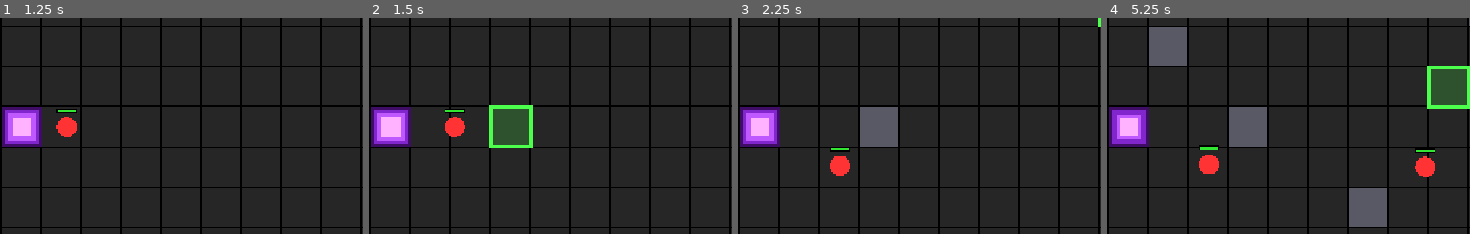
Above: before the commit, frames 1-4 (left to right).
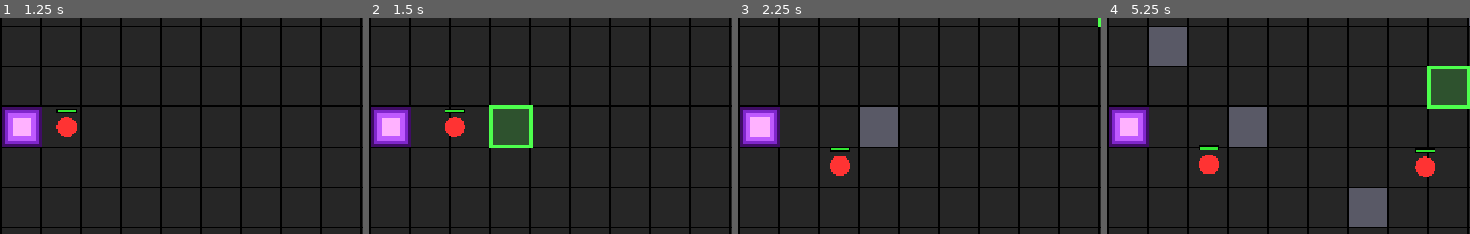
Above: after the commit, the same moments.

Repository: pawsforge/tower-defense
Game: Godot game, scene res://scenes/main/main.tscn
Same seed, same stepped clock (60 frames per second), same inputs: the game is played once before the commit and once after it.
Inputs (mouse positions are % of the whole screen's width and height, from its top left):
- Up to frame 1 (1.25 s): tap Enter at 0.5 s; move the mouse to (79, 47) at 0.52 s; tap R (start_round) at 0.6 s; click (79, 47) at 0.67 s
- Up to frame 2 (1.5 s): tap R (start_round) at 1.25 s; move the mouse to (33, 57) at 1.27 s; tap I at 1.35 s; click (33, 57) at 1.42 s
- Up to frame 3 (2.25 s): tap R (start_round) at 2, 2.1 s; move the mouse to (66, 29) at 2.02 s; click (66, 29) at 2.17 s
- Up to frame 4 (5.25 s): tap R (start_round) at 2.75, 3.5, 3.6, 5.1 s; move the mouse to (50, 73) at 2.77 s; tap I at 2.85, 4.35 s; click (50, 73) at 2.92 s; move the mouse to (88, 68) at 3.52 s; click (88, 68) at 3.67 s; move the mouse to (22, 36) at 4.27 s; click (22, 36) at 4.42 s; move the mouse to (61, 52) at 5.02 s; click (61, 52) at 5.17 s
The pictures show only the part of the screen within x 11-61%, y 31-81%; the shares and areas given below are measured in that part.

Frame 1 is identical in both runs. In frame 2, 0.1% of the frame differs, in the area x 3-9%, y 45-56%; in frame 3, 0.1%; in frame 4, 0.3%, in the area x 2-10%, y 43-57%.

Commit message:
Move towers into their own scene

Diff:
--- /dev/null
+++ b/resources/tower/definitions/barrier.tres
@@ -0,0 +1,9 @@
+[gd_resource type="Resource" script_class="TowerDefinition" format=3 uid="uid://bqm5ojpq6igwa"]
+
+[ext_resource type="Script" uid="uid://c71pon6bp0qg3" path="res://scripts/tower/tower_definition.gd" id="1_11jbb"]
+
+[resource]
+script = ExtResource("1_11jbb")
+role = 1
+mana_cost = 10
+metadata/_custom_type_script = "uid://c71pon6bp0qg3"
--- /dev/null
+++ b/resources/tower/definitions/basic_attacker.tres
@@ -0,0 +1,11 @@
+[gd_resource type="Resource" script_class="TowerDefinition" format=3 uid="uid://bgie16ry8e61p"]
+
+[ext_resource type="Script" uid="uid://c71pon6bp0qg3" path="res://scripts/tower/tower_definition.gd" id="1_lgekx"]
+
+[resource]
+script = ExtResource("1_lgekx")
+mana_cost = 20
+tower_range = 2.0
+attack_damage = 1
+attack_cooldown = 1.0
+metadata/_custom_type_script = "uid://c71pon6bp0qg3"
--- a/scenes/grid/grid.tscn
+++ b/scenes/grid/grid.tscn
@@ -1,3 +1,11 @@
 [gd_scene format=3 uid="uid://bal0x0y1chlag"]
 
+[ext_resource type="Script" uid="uid://datuaotng1iim" path="res://scripts/grid/grid_overlay.gd" id="1_x0e5n"]
+[ext_resource type="Script" uid="uid://wcsf0xfbojji" path="res://scripts/grid/grid.gd" id="1_yuyu4"]
+
 [node name="Grid" type="Node2D" unique_id=1451979327]
+script = ExtResource("1_yuyu4")
+
+[node name="GridOverlay" type="Node2D" parent="." unique_id=2129538945]
+z_index = 2
+script = ExtResource("1_x0e5n")
--- /dev/null
+++ b/scenes/tower/tower.tscn
@@ -0,0 +1,7 @@
+[gd_scene format=3 uid="uid://bunwa67kyguok"]
+
+[ext_resource type="Script" uid="uid://cpf1g8m0xsx2b" path="res://scripts/tower/tower.gd" id="1_mg2hd"]
+
+[node name="Tower" type="Node2D" unique_id=166205068]
+z_index = 1
+script = ExtResource("1_mg2hd")
--- a/scripts/grid/grid.gd
+++ b/scripts/grid/grid.gd
@@ -1,3 +1,4 @@
+class_name Grid
 extends Node2D
 
 signal grid_changed
@@ -39,17 +40,24 @@
 var pressed_cell: Vector2i = Vector2i(-1, -1)
 var is_pressing: bool = false
 var pressed_button: int = -1
+var tower_scene := preload("res://scenes/tower/tower.tscn")
+var barrier_definition := preload("res://resources/tower/definitions/barrier.tres")
+var attacker_definition := preload("res://resources/tower/definitions/basic_attacker.tres")
+var towers_by_cell: Dictionary[Vector2i, Tower] = { }
+
+@onready var overlay: GridOverlay = $GridOverlay
 
 
 func _ready():
 	_init_grid()
 	debug_path = get_grid_path()
+	overlay.grid = self
 
 
 func _process(delta: float):
 	if invalid_flash_time > 0.0:
 		invalid_flash_time = maxf(0.0, invalid_flash_time - delta)
-		queue_redraw()
+		overlay.queue_redraw()
 
 
 func _input(event):
@@ -108,15 +116,15 @@
 			if current_tower_type == TT.ATTACKER:
 				_trigger_invalid_feedback()
 			elif current_tower_type == TT.BARRIER:
-				if _can_place(TT.ATTACKER, cell):
+				if _can_place(attacker_definition, cell):
 					_set_tower_type(TT.ATTACKER, cell)
-					game.spend_mana(TT.ATTACKER)
+					game.spend_mana(attacker_definition.mana_cost)
 					_after_grid_changed()
 				else:
 					_trigger_invalid_feedback()
-			elif _can_place(TT.BARRIER, cell):
+			elif _can_place(barrier_definition, cell):
 				_set_tower_type(TT.BARRIER, cell)
-				game.spend_mana(TT.BARRIER)
+				game.spend_mana(barrier_definition.mana_cost)
 				_after_grid_changed()
 			else:
 				_trigger_invalid_feedback()
@@ -124,11 +132,11 @@
 		elif pressed_button == MOUSE_BUTTON_RIGHT:
 			if current_tower_type == TT.ATTACKER:
 				_set_tower_type(TT.BARRIER, cell)
-				game.queue_mana_refund(TT.ATTACKER)
+				game.queue_mana_refund(attacker_definition.mana_cost)
 				_after_grid_changed()
 			elif current_tower_type == TT.BARRIER:
 				_set_tower_type(TT.EMPTY, cell)
-				game.queue_mana_refund(TT.BARRIER)
+				game.queue_mana_refund(barrier_definition.mana_cost)
 				_after_grid_changed()
 			else:
 				_trigger_invalid_feedback()
@@ -139,8 +147,6 @@
 
 func _draw():
 	var base_empty := Color(0.15, 0.15, 0.15)
-	var base_barrier := Color(0.35, 0.35, 0.4)
-	var base_attacker := Color(0.6, 0.6, 0.3)
 	var grid_line := Color(0.0, 0.0, 0.0)
 	var invalid_flash := invalid_flash_time > 0.0
 
@@ -150,12 +156,6 @@
 			var rect := Rect2(grid_to_local(cell), Vector2(TILE_SIZE, TILE_SIZE))
 
 			var fill := base_empty
-			var tower = get_tower_type(cell)
-			if tower == TT.ATTACKER:
-				fill = base_attacker
-			elif tower == TT.BARRIER:
-				fill = base_barrier
-
 			if invalid_flash and hovered_in_bounds and cell == hovered_cell:
 				fill = Color(0.8, 0.2, 0.2)
 
@@ -238,29 +238,6 @@
 	# outline
 	draw_rect(goal_rect, Color(0.1, 0.1, 0.15), false, 2.0)
 
-	# Debug path only during build phase
-	if not round_active:
-		for cell in debug_path:
-			var center := grid_to_local(cell) + Vector2(TILE_SIZE, TILE_SIZE) * 0.5
-			draw_circle(center, 6.0, Color(1.0, 1.0, 0.2))
-
-	# Hover overlay
-	if hovered_in_bounds:
-		var hover_rect := Rect2(grid_to_local(hovered_cell), Vector2(TILE_SIZE, TILE_SIZE))
-
-		match hover_mode:
-			HoverMode.REMOVE:
-				draw_rect(hover_rect, Color(1.0, 0.85, 0.2, 0.22))
-				draw_rect(hover_rect, Color(1.0, 0.85, 0.2), false, 3.0)
-			HoverMode.PLACE_VALID:
-				draw_rect(hover_rect, Color(0.3, 1.0, 0.3, 0.2))
-				draw_rect(hover_rect, Color(0.3, 1.0, 0.3), false, 3.0)
-			HoverMode.PLACE_INVALID:
-				draw_rect(hover_rect, Color(1.0, 0.3, 0.3, 0.25))
-				draw_rect(hover_rect, Color(1.0, 0.3, 0.3), false, 3.0)
-			HoverMode.NONE:
-				pass
-
 
 func local_to_grid(pos: Vector2) -> Vector2i:
 	return Vector2i(pos / TILE_SIZE)
@@ -321,11 +298,34 @@
 func _set_tower_type(tower_type: TT, cell: Vector2i) -> void:
 	grid[cell.y][cell.x] = tower_type
 
+	var existing_tower: Tower = towers_by_cell.get(cell)
+
+	if tower_type == TT.EMPTY:
+		if existing_tower != null:
+			towers_by_cell.erase(cell)
+			existing_tower.queue_free()
+		return
+
+	var definition: TowerDefinition = null
+	if tower_type == TT.BARRIER:
+		definition = barrier_definition
+	elif tower_type == TT.ATTACKER:
+		definition = attacker_definition
+
+	if existing_tower == null:
+		var tower: Tower = tower_scene.instantiate()
+		add_child(tower)
+		tower.position = grid_to_local(cell)
+		tower.setup(cell, definition)
+		towers_by_cell[cell] = tower
+	else:
+		existing_tower.set_definition(definition)
+
 
 func _after_grid_changed():
 	_update_hover()
 	debug_path = get_grid_path()
-	queue_redraw()
+	overlay.queue_redraw()
 	emit_signal("grid_changed")
 
 
@@ -347,29 +347,29 @@
 	hover_mode = HoverMode.NONE
 
 	if not hovered_in_bounds:
-		queue_redraw()
+		overlay.queue_redraw()
 		return
 
 	if cell == spawn or cell == goal:
 		hover_mode = HoverMode.PLACE_INVALID
-		queue_redraw()
+		overlay.queue_redraw()
 		return
 
 	if get_tower_type(cell) != TT.EMPTY:
 		hover_mode = HoverMode.REMOVE
-		queue_redraw()
+		overlay.queue_redraw()
 		return
 
-	if _can_place(TT.BARRIER, cell):
+	if _can_place(barrier_definition, cell):
 		hover_mode = HoverMode.PLACE_VALID
 	else:
 		hover_mode = HoverMode.PLACE_INVALID
 
-	queue_redraw()
-
-
-func _can_place(tower_type: TT, cell: Vector2i) -> bool:
-	if not game.can_afford(tower_type):
+	overlay.queue_redraw()
+
+
+func _can_place(definition: TowerDefinition, cell: Vector2i) -> bool:
+	if not game.can_afford_mana_cost(definition.mana_cost):
 		return false
 
 	if not _in_bounds(cell):
@@ -421,7 +421,7 @@
 
 func _trigger_invalid_feedback():
 	invalid_flash_time = INVALID_FLASH_DURATION
-	queue_redraw()
+	overlay.queue_redraw()
 
 
 func _path_exists_from(start_cell: Vector2i) -> bool:
--- /dev/null
+++ b/scripts/grid/grid_overlay.gd
@@ -0,0 +1,41 @@
+class_name GridOverlay
+extends Node2D
+
+var grid: Grid = null
+
+
+func _draw() -> void:
+	if grid == null:
+		return
+
+	# Debug path only during build phase
+	if not grid.round_active:
+		for cell in grid.debug_path:
+			var center := grid.grid_to_local(cell) + Vector2(grid.TILE_SIZE, grid.TILE_SIZE) * 0.5
+			draw_circle(center, 6.0, Color(1.0, 1.0, 0.2))
+
+	if grid.hovered_in_bounds:
+		var hover_rect := Rect2(
+			grid.grid_to_local(grid.hovered_cell),
+			Vector2(grid.TILE_SIZE, grid.TILE_SIZE),
+		)
+
+		match grid.hover_mode:
+			grid.HoverMode.REMOVE:
+				draw_rect(hover_rect, Color(1.0, 0.85, 0.2, 0.22))
+				draw_rect(hover_rect, Color(1.0, 0.85, 0.2), false, 3.0)
+			grid.HoverMode.PLACE_VALID:
+				draw_rect(hover_rect, Color(0.3, 1.0, 0.3, 0.2))
+				draw_rect(hover_rect, Color(0.3, 1.0, 0.3), false, 3.0)
+			grid.HoverMode.PLACE_INVALID:
+				draw_rect(hover_rect, Color(1.0, 0.3, 0.3, 0.25))
+				draw_rect(hover_rect, Color(1.0, 0.3, 0.3), false, 3.0)
+			grid.HoverMode.NONE:
+				pass
+
+	if grid.invalid_flash_time > 0.0 and grid.hovered_in_bounds:
+		var flash_rect := Rect2(
+			grid.grid_to_local(grid.hovered_cell),
+			Vector2(grid.TILE_SIZE, grid.TILE_SIZE),
+		)
+		draw_rect(flash_rect, Color(0.8, 0.2, 0.2))
--- a/scripts/main/main.gd
+++ b/scripts/main/main.gd
@@ -89,20 +89,20 @@
 	print("Round ended")
 
 
-func can_afford(tower_type: TT) -> bool:
-	return available_mana + 0.0001 >= build_or_upgrade_cost[tower_type] # be tolerant of tiny float errors
+func can_afford_mana_cost(amount: int) -> bool:
+	return available_mana + 0.0001 >= amount # be tolerant of tiny float errors
 
 
-func spend_mana(tower_type: TT) -> bool:
-	if can_afford(tower_type):
-		available_mana -= build_or_upgrade_cost[tower_type]
+func spend_mana(amount: int) -> bool:
+	if can_afford_mana_cost(amount):
+		available_mana -= amount
 		_update_mana_label()
 		return true
 	return false
 
 
-func queue_mana_refund(tower_type: TT):
-	mana_pending_refund += build_or_upgrade_cost[tower_type]
+func queue_mana_refund(amount: int):
+	mana_pending_refund += amount
 	_update_mana_label()
 
 
--- /dev/null
+++ b/scripts/tower/tower.gd
@@ -0,0 +1,40 @@
+class_name Tower
+extends Node2D
+
+const TILE_SIZE := 64
+
+var grid_position: Vector2i
+var definition: TowerDefinition
+
+
+func _draw() -> void:
+	if definition == null:
+		return
+
+	var rect := Rect2(Vector2.ZERO, Vector2(TILE_SIZE, TILE_SIZE))
+
+	match definition.role:
+		TowerDefinition.Role.BLOCKER:
+			draw_rect(rect, Color(0.35, 0.35, 0.4))
+		TowerDefinition.Role.ATTACKER:
+			draw_rect(rect, Color(0.6, 0.6, 0.3))
+
+	draw_rect(rect, Color(0.0, 0.0, 0.0), false)
+
+
+func setup(p_grid_position: Vector2i, p_definition: TowerDefinition) -> void:
+	grid_position = p_grid_position
+	set_definition(p_definition)
+
+
+func set_definition(p_definition: TowerDefinition) -> void:
+	definition = p_definition
+	update_visuals()
+
+
+func blocks_pathing() -> bool:
+	return definition.blocks_pathing
+
+
+func update_visuals() -> void:
+	queue_redraw()
--- /dev/null
+++ b/scripts/tower/tower_definition.gd
@@ -0,0 +1,16 @@
+# This is meant to act as shared config data.
+# Don't put mutable per-tower state like cooldown progress in it.
+class_name TowerDefinition
+extends Resource
+
+enum Role {
+	ATTACKER,
+	BLOCKER,
+}
+
+@export var role: Role
+@export var mana_cost: int = 0
+@export var blocks_pathing: bool = true
+@export var tower_range: float = 0.0
+@export var attack_damage: int = 0
+@export var attack_cooldown: float = 0.0
Not shown, added: scripts/grid/grid_overlay.gd.uid
Not shown, added: scripts/tower/tower.gd.uid
Not shown, added: scripts/tower/tower_definition.gd.uid
